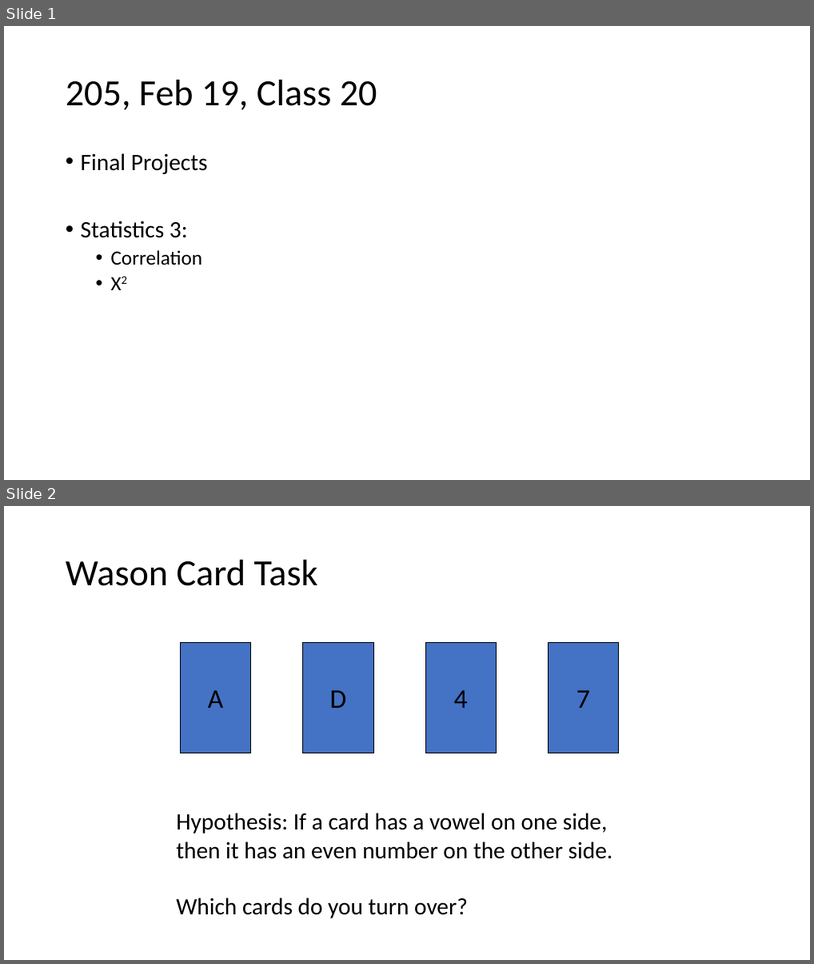
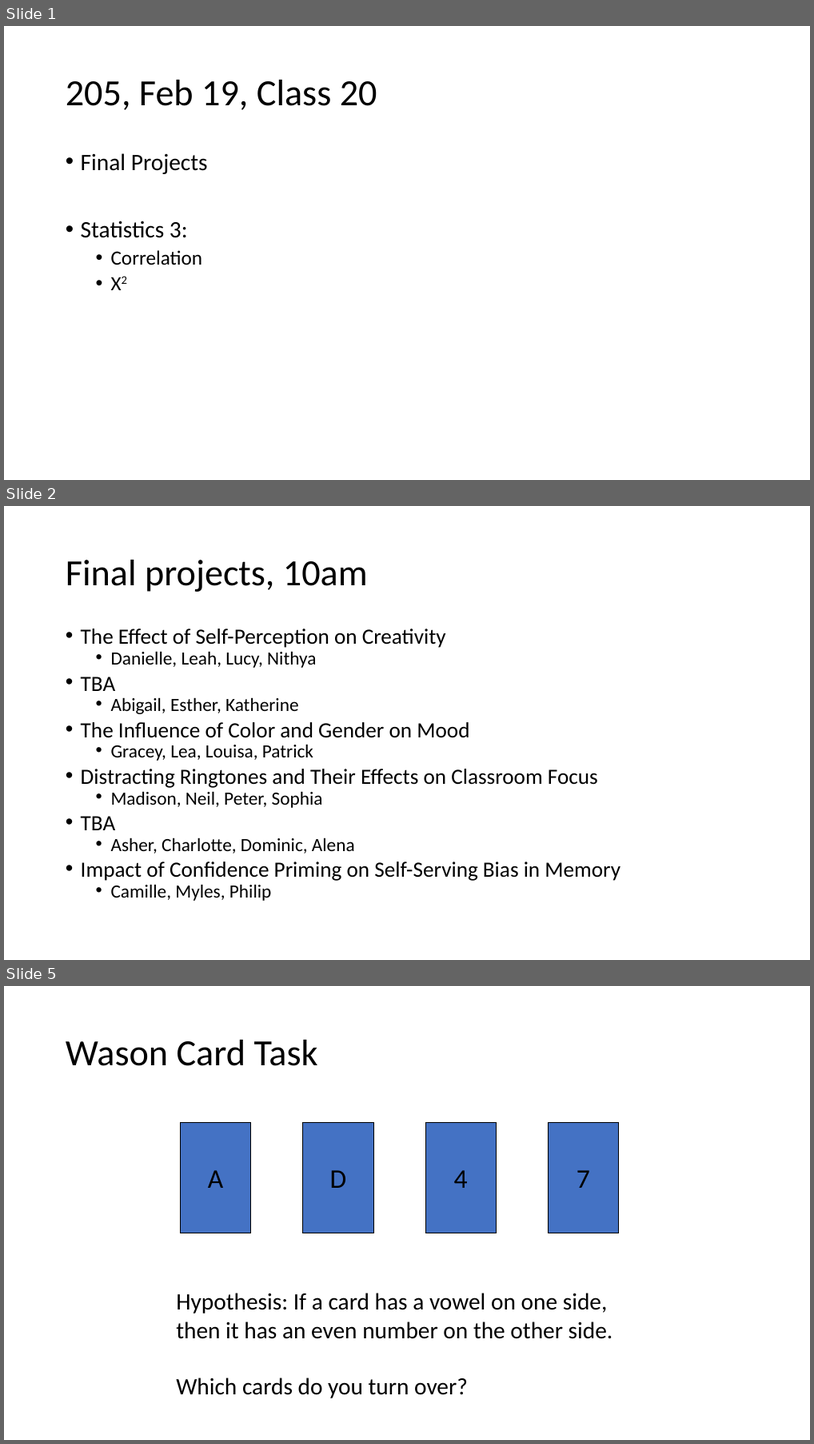
Before and after one commit to preber/Research-Methods, a slide deck: Class Slides 2024/Class 20.pptx. Shown one above the other, each under a label of ours: slides 1 and 2 before the commit, slides 1, 2 and 5 after it; the slides between them are not shown. The pictures are 814x964 and 814x1444 pixels, drawn with LibreOffice and Linux fonts; fonts in the diff are those of the drawing. Boxes give left, top, right and bottom in pixels: in the first picture for what was removed or moved away, otherwise in the second. Text is boxed around its words. In the diff, an @@ line names an element or a change of style, - is before the commit and + after.

Commit message:
Class20 slides

```diff
--- a/Class Slides 2024/Class 20.pptx
+++ b/Class Slides 2024/Class 20.pptx
@@ slide 2 added at <box>4,506,810,960</box>, background #FFFFFF @@
@@ title added at <box>66,560,368,592</box>, 44 pt, text #000000 @@
+Final projects, 10am
@@ text added at <box>81,628,621,900</box>, 25.9 pt, text #000000 @@
+• The Effect of Self-Perception on Creativity
+  • Danielle, Leah, Lucy, Nithya
+• TBA
+  • Abigail, Esther, Katherine
+• The Influence of Color and Gender on Mood
+  • Gracey, Lea, Louisa, Patrick
+• Distracting Ringtones and Their Effects on Classroom Focus
+  • Madison, Neil, Peter, Sophia
+• TBA
+  • Asher, Charlotte, Dominic, Alena
+• Impact of Confidence Priming on Self-Serving Bias in Memory
+  • Camille, Myles, Philip
@@ what was slide 2 is now slide 5 @@
```
Also in this commit, not shown: 2 other slides added.
